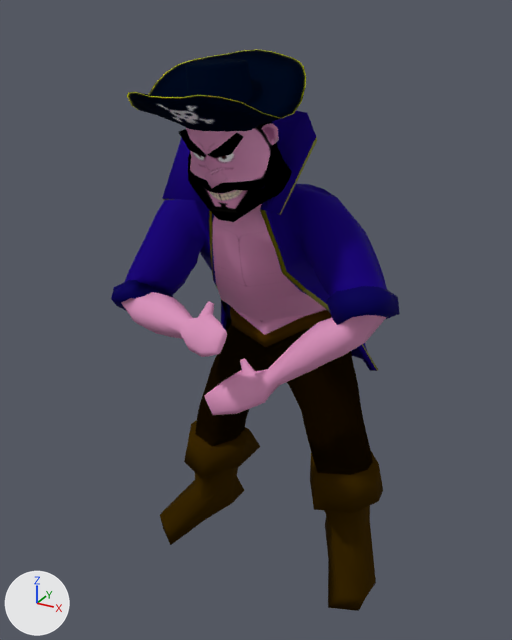
The OBJ model assets/Animacion/Pirata/Celebracion/PirataCelebracion_000161.obj, before and after one commit.
Before and after are seen from a 50 mm lens placed at (3.8, -7.48, 7.75), pointed at (-0.31, -0.01, 4.01). The axes (+X, +Y, +Z) are drawn at lower left. The lights are the same throughout. Where no turn or scale is listed for an object, it has been applied to the vertices.

In view in the first picture: 'Pirata_PirataH'.
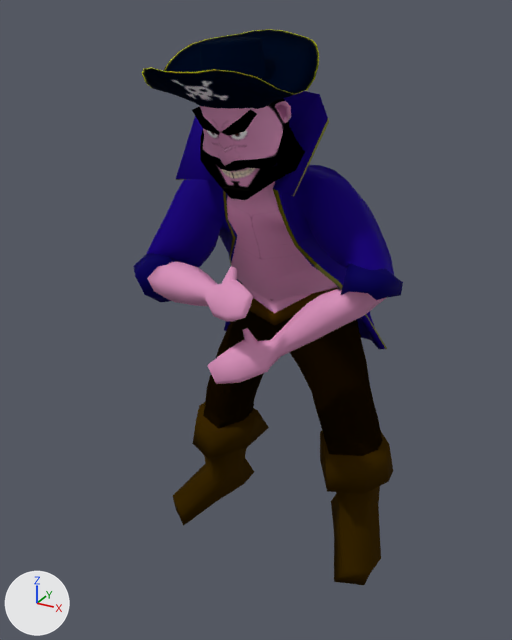
Edits to the bpy script that builds the scene:
```text
Change me_pirata_piratah:
    used by ob_pirata_piratah; location = (0.0, 0.0, 0.0)
    remove me_pirata_piratah.from_pydata(...)  # 1340 vertices, 1341 faces; spans x -1.94..1.73, y -2.15..1.47, z 0.07..7.33
    add me_pirata_piratah.from_pydata(...)  # 1340 vertices, 1341 faces; spans x -2.09..1.57, y -1.67..2.01, z -0.01..7.53
    me_pirata_piratah part 1: the loose piece of 216 vertices spanning x -1.17..0.67, y -1.94..-0.04, z 6.42..7.33 is scaled about its middle by 1.04, then moved by (-0.11, 0.47, 0.18)
    me_pirata_piratah part 2: 1124 of 1340 vertices moved; they spanned x -1.94..1.73, y -2.15..1.47, z 0.07..7.06 and now span x -2.09..1.57, y -1.67..2.01, z -0.01..7.25; mean shift (-0.11, 0.5, 0.11); largest move (-1.08, -0.99, 4.31) -> (-1.12, -0.31, 4.71)
```

Boxes [x1, y1, x2, y2] around the edits, measured in the pictures (512 x 640 px; the box of a moved part takes in the faces that stretch with it):
'Pirata_PirataH', reshaped (7% narrower): before [111, 49, 400, 611]; after [134, 29, 403, 585]
part 1 of me_pirata_piratah, moved or reshaped: before [127, 49, 306, 132]; after [142, 29, 319, 109]
part 2 of me_pirata_piratah, moved or reshaped: before [111, 111, 400, 611]; after [134, 91, 403, 585]
